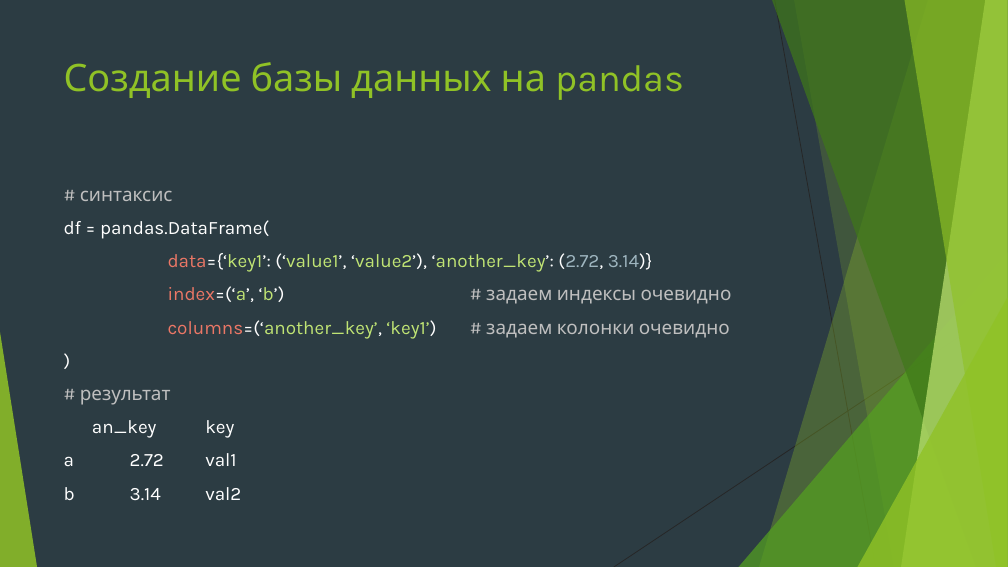
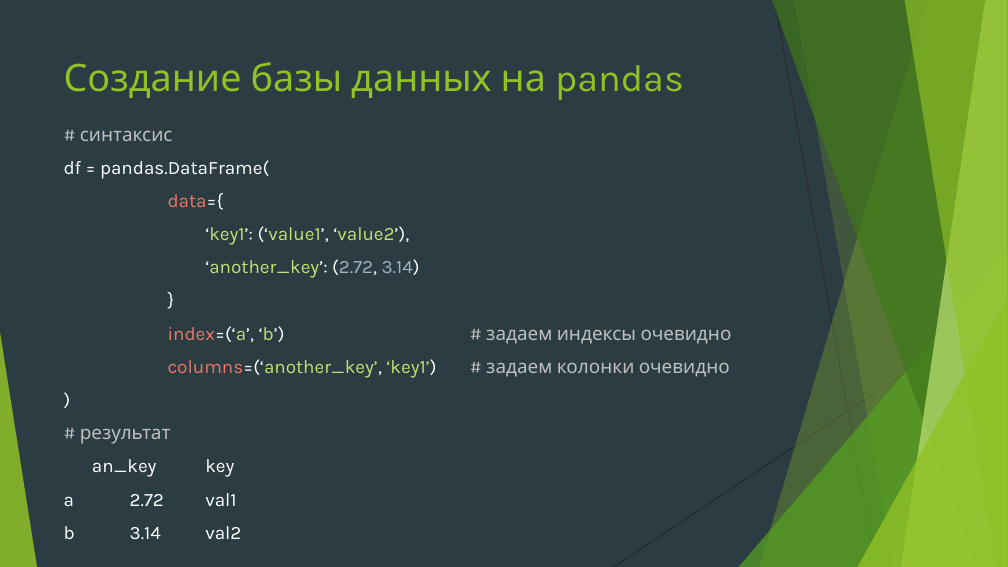
Before and after one commit to Yegor9151/for_corund, a slide deck: slide 13 of course_project_for_korund/ver 1.1/уроки/урок 7.pptx. Drawn at 1008x567 pixels with LibreOffice and Linux fonts; fonts in the diff are those of the drawing. Boxes give left, top, right and bottom in pixels: in the first picture for what was removed or moved away, otherwise in the second. Text is boxed around its words. In the diff, an @@ line names an element or a change of style, - is before the commit and + after.

```diff
--- a/course_project_for_korund/ver 1.1/уроки/урок 7.pptx
+++ b/course_project_for_korund/ver 1.1/уроки/урок 7.pptx
@@ text "# синтаксис": place and size @@
-text "# синтаксис" at box(64, 190, 732, 500)
+text "# синтаксис" at box(64, 130, 732, 539)
@@ text at box(168, 193, 420, 278): text changed @@
-data={‘key1’: (‘value1’, ‘value2’), ‘another_key’: (2.72, 3.14)}
+data={
+‘key1’: (‘value1’, ‘value2’),
+‘another_key’: (2.72, 3.14)
+}
```
Also in this commit, not shown: 4 other slides changed, 6 slides added.
